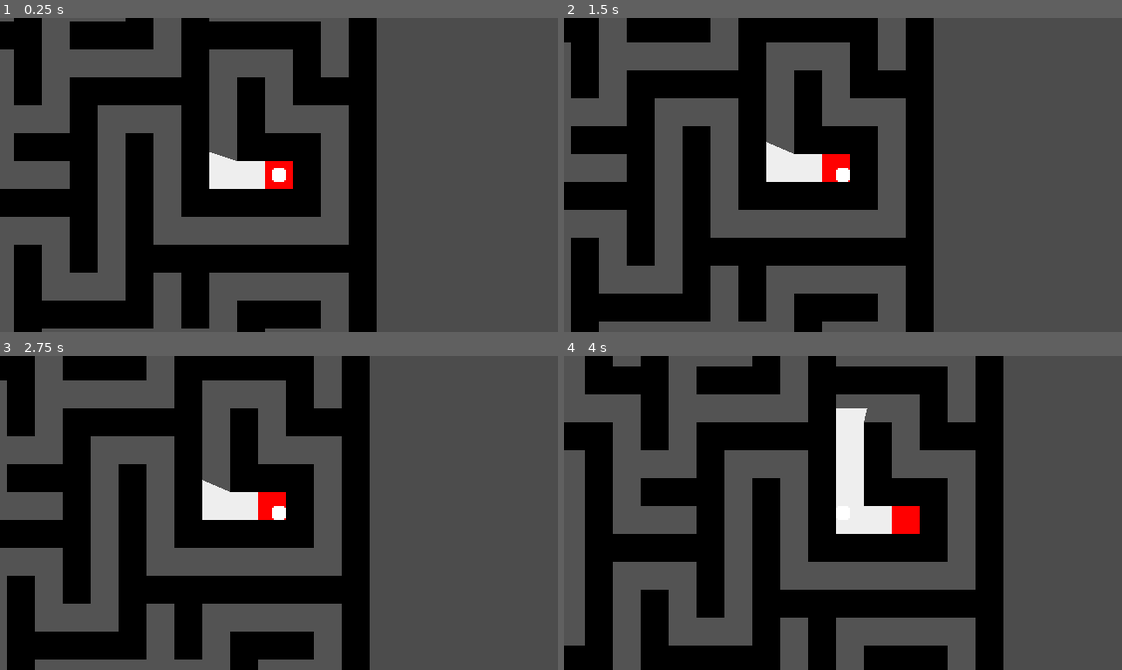
Above: before the commit, frames 1-4 (two rows, left to right).
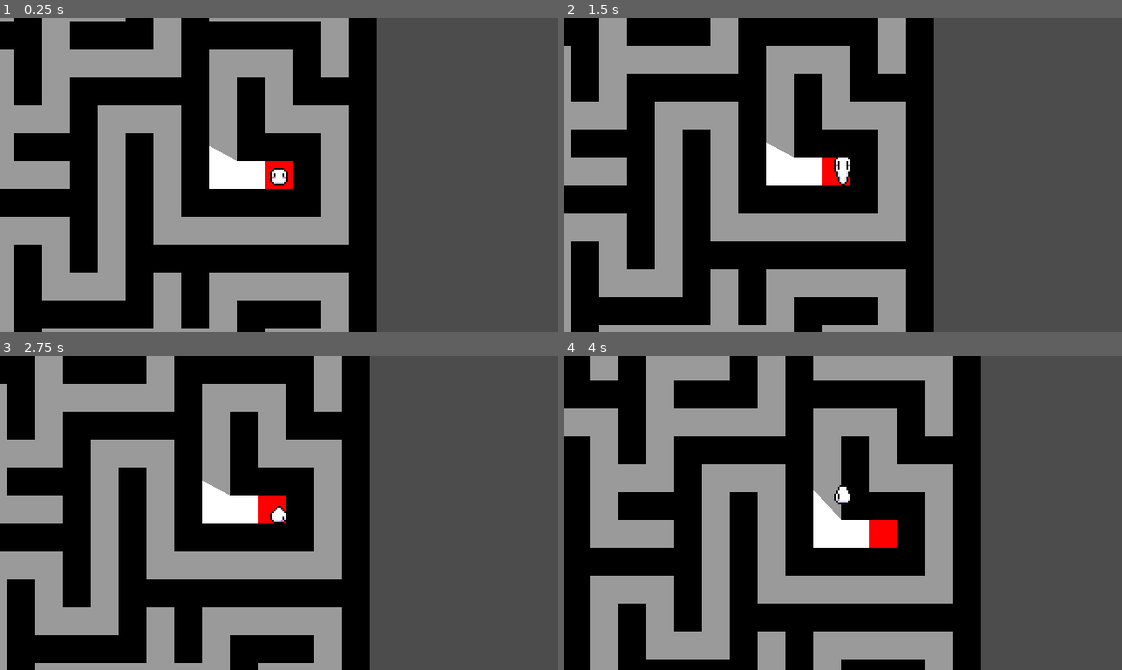
Above: after the commit, the same moments.

Repository: CaptFurball/thing-three
Game: Godot game, scene res://world.tscn
Same seed, same stepped clock (60 frames per second), same inputs: the game is played once before the commit and once after it. The project has no main scene, so this scene is started directly.
Inputs:
- Up to frame 1 (0.25 s): no input
- Up to frame 2 (1.5 s): tap Enter at 0.5 s; hold D (move_right) 0.53-1.28 s; hold S (move_down) from 1.28 s (still down)
- Up to frame 3 (2.75 s): release S (move_down) at 2.03 s; hold D (move_right) from 2.03 s (still down)
- Up to frame 4 (4 s): release D (move_right) at 2.78 s; hold W (move_up) 2.78-3.53 s; hold A (move_left) from 3.53 s (still down)

The runs differ from the first frame. In frame 1, 30% of the frame differs, in the area x 0-63%, y 0-100%; in frame 2, 31%; in frame 3, 31%; in frame 4, 62%, in the area x 0-79%, y 0-100%.

Commit message:
Updated character sprite

Diff:
--- a/player.gd
+++ b/player.gd
@@ -1,6 +1,8 @@
 extends KinematicBody2D
 
-var velocity
+export var speed : int = 2
+
+var velocity : Vector2
 
 func _ready():
 	pass # Replace with function body.
@@ -9,15 +11,27 @@
 	velocity = Vector2.ZERO
 
 	if Input.is_action_pressed("move_up"):
-		velocity.y -= 5
+		velocity.y -= speed
+		$AnimatedSprite.play("bounce_back")
 
 	if Input.is_action_pressed("move_down"):
-		velocity.y += 5
+		velocity.y += speed
+		$AnimatedSprite.play("bounce_front")
 
 	if Input.is_action_pressed("move_left"):
-		velocity.x -= 5
+		velocity.x -= speed
+		$AnimatedSprite.play("bounce_side")
+		$AnimatedSprite.flip_h = true
 
 	if Input.is_action_pressed("move_right"):
-		velocity.x += 5
+		velocity.x += speed
+		$AnimatedSprite.play("bounce_side")
+		$AnimatedSprite.flip_h = false
 
 	move_and_collide(velocity)
+
+
+func _on_AnimatedSprite_animation_finished():
+#	$AnimatedSprite.play("idle_1")
+	$AnimatedSprite.stop()
+	pass # Replace with function body.
--- a/player.tscn
+++ b/player.tscn
@@ -1,11 +1,177 @@
-[gd_scene load_steps=5 format=2]
+[gd_scene load_steps=39 format=2]
 
 [ext_resource path="res://player.gd" type="Script" id=1]
 [ext_resource path="res://assets/pixel.png" type="Texture" id=2]
 [ext_resource path="res://assets/light.png" type="Texture" id=3]
 
-[sub_resource type="RectangleShape2D" id=1]
-extents = Vector2( 4, 4 )
+[sub_resource type="AtlasTexture" id=2]
+atlas = ExtResource( 2 )
+region = Rect2( 240, 0, 16, 24 )
+
+[sub_resource type="AtlasTexture" id=3]
+atlas = ExtResource( 2 )
+region = Rect2( 256, 0, 16, 24 )
+
+[sub_resource type="AtlasTexture" id=4]
+atlas = ExtResource( 2 )
+region = Rect2( 272, 0, 16, 24 )
+
+[sub_resource type="AtlasTexture" id=5]
+atlas = ExtResource( 2 )
+region = Rect2( 288, 0, 16, 24 )
+
+[sub_resource type="AtlasTexture" id=6]
+atlas = ExtResource( 2 )
+region = Rect2( 304, 0, 16, 24 )
+
+[sub_resource type="AtlasTexture" id=7]
+atlas = ExtResource( 2 )
+region = Rect2( 320, 0, 16, 24 )
+
+[sub_resource type="AtlasTexture" id=8]
+atlas = ExtResource( 2 )
+region = Rect2( 336, 0, 16, 24 )
+
+[sub_resource type="AtlasTexture" id=36]
+atlas = ExtResource( 2 )
+region = Rect2( 16, 0, 16, 24 )
+
+[sub_resource type="AtlasTexture" id=9]
+atlas = ExtResource( 2 )
+region = Rect2( 32, 0, 16, 24 )
+
+[sub_resource type="AtlasTexture" id=10]
+atlas = ExtResource( 2 )
+region = Rect2( 48, 0, 16, 24 )
+
+[sub_resource type="AtlasTexture" id=11]
+atlas = ExtResource( 2 )
+region = Rect2( 64, 0, 16, 24 )
+
+[sub_resource type="AtlasTexture" id=12]
+atlas = ExtResource( 2 )
+region = Rect2( 80, 0, 16, 24 )
+
+[sub_resource type="AtlasTexture" id=13]
+atlas = ExtResource( 2 )
+region = Rect2( 96, 0, 16, 24 )
+
+[sub_resource type="AtlasTexture" id=14]
+atlas = ExtResource( 2 )
+region = Rect2( 112, 0, 16, 24 )
+
+[sub_resource type="AtlasTexture" id=15]
+atlas = ExtResource( 2 )
+region = Rect2( 128, 0, 16, 24 )
+
+[sub_resource type="AtlasTexture" id=16]
+atlas = ExtResource( 2 )
+region = Rect2( 144, 0, 16, 24 )
+
+[sub_resource type="AtlasTexture" id=17]
+atlas = ExtResource( 2 )
+region = Rect2( 160, 0, 16, 24 )
+
+[sub_resource type="AtlasTexture" id=18]
+atlas = ExtResource( 2 )
+region = Rect2( 176, 0, 16, 24 )
+
+[sub_resource type="AtlasTexture" id=19]
+atlas = ExtResource( 2 )
+region = Rect2( 192, 0, 16, 24 )
+
+[sub_resource type="AtlasTexture" id=20]
+atlas = ExtResource( 2 )
+region = Rect2( 208, 0, 16, 24 )
+
+[sub_resource type="AtlasTexture" id=21]
+atlas = ExtResource( 2 )
+region = Rect2( 224, 0, 16, 24 )
+
+[sub_resource type="AtlasTexture" id=22]
+atlas = ExtResource( 2 )
+region = Rect2( 0, 0, 16, 24 )
+
+[sub_resource type="AtlasTexture" id=23]
+atlas = ExtResource( 2 )
+region = Rect2( 400, 0, 16, 24 )
+
+[sub_resource type="AtlasTexture" id=24]
+atlas = ExtResource( 2 )
+region = Rect2( 416, 0, 16, 24 )
+
+[sub_resource type="AtlasTexture" id=25]
+atlas = ExtResource( 2 )
+region = Rect2( 432, 0, 16, 24 )
+
+[sub_resource type="AtlasTexture" id=26]
+atlas = ExtResource( 2 )
+region = Rect2( 448, 0, 16, 24 )
+
+[sub_resource type="AtlasTexture" id=27]
+atlas = ExtResource( 2 )
+region = Rect2( 464, 0, 16, 24 )
+
+[sub_resource type="AtlasTexture" id=28]
+atlas = ExtResource( 2 )
+region = Rect2( 480, 0, 16, 24 )
+
+[sub_resource type="AtlasTexture" id=29]
+atlas = ExtResource( 2 )
+region = Rect2( 496, 0, 16, 24 )
+
+[sub_resource type="AtlasTexture" id=30]
+atlas = ExtResource( 2 )
+region = Rect2( 512, 0, 16, 24 )
+
+[sub_resource type="AtlasTexture" id=31]
+atlas = ExtResource( 2 )
+region = Rect2( 528, 0, 16, 24 )
+
+[sub_resource type="AtlasTexture" id=32]
+atlas = ExtResource( 2 )
+region = Rect2( 352, 0, 16, 24 )
+
+[sub_resource type="AtlasTexture" id=33]
+atlas = ExtResource( 2 )
+region = Rect2( 368, 0, 16, 24 )
+
+[sub_resource type="AtlasTexture" id=34]
+atlas = ExtResource( 2 )
+region = Rect2( 384, 0, 16, 24 )
+
+[sub_resource type="SpriteFrames" id=35]
+animations = [ {
+"frames": [ SubResource( 2 ), SubResource( 3 ), SubResource( 4 ), SubResource( 5 ), SubResource( 6 ), SubResource( 7 ), SubResource( 8 ) ],
+"loop": true,
+"name": "bounce_back",
+"speed": 10.0
+}, {
+"frames": [ SubResource( 36 ), SubResource( 9 ), SubResource( 10 ), SubResource( 11 ), SubResource( 12 ), SubResource( 13 ), SubResource( 14 ) ],
+"loop": true,
+"name": "bounce_front",
+"speed": 10.0
+}, {
+"frames": [ SubResource( 15 ), SubResource( 16 ), SubResource( 17 ), SubResource( 18 ), SubResource( 19 ), SubResource( 20 ), SubResource( 21 ) ],
+"loop": true,
+"name": "bounce_side",
+"speed": 10.0
+}, {
+"frames": [ SubResource( 22 ) ],
+"loop": true,
+"name": "idle_1",
+"speed": 10.0
+}, {
+"frames": [ SubResource( 23 ), SubResource( 24 ), SubResource( 25 ), SubResource( 26 ), SubResource( 27 ), SubResource( 28 ), SubResource( 29 ), SubResource( 30 ), SubResource( 31 ) ],
+"loop": true,
+"name": "idle_3",
+"speed": 10.0
+}, {
+"frames": [ SubResource( 32 ), SubResource( 33 ), SubResource( 34 ) ],
+"loop": true,
+"name": "idle_2",
+"speed": 10.0
+} ]
 
 [node name="Player" type="KinematicBody2D"]
 position = Vector2( 18.1354, 17.6895 )
@@ -14,17 +180,23 @@
 __meta__ = {
 "_edit_group_": true
 }
-
-[node name="Sprite" type="Sprite" parent="."]
-texture = ExtResource( 2 )
-
-[node name="CollisionShape2D" type="CollisionShape2D" parent="."]
-shape = SubResource( 1 )
+speed = 1
 
 [node name="Light2D" type="Light2D" parent="."]
+position = Vector2( 0, 5 )
 scale = Vector2( 5, 5 )
 texture = ExtResource( 3 )
 shadow_enabled = true
 
 [node name="Camera2D" type="Camera2D" parent="."]
 current = true
+
+[node name="AnimatedSprite" type="AnimatedSprite" parent="."]
+light_mask = 2
+position = Vector2( 0, -5 )
+frames = SubResource( 35 )
+animation = "idle_1"
+
+[node name="CollisionPolygon2D" type="CollisionPolygon2D" parent="."]
+polygon = PoolVector2Array( -3, 6, 3, 6, 4, 5, 3, 4, -3, 4, -4, 5 )
+[connection signal="animation_finished" from="AnimatedSprite" to="." method="_on_AnimatedSprite_animation_finished"]
--- a/world.tscn
+++ b/world.tscn
@@ -86,4 +86,3 @@
 format = 1
 
 [node name="CanvasModulate" type="CanvasModulate" parent="."]
-color = Color( 0.541176, 0.541176, 0.541176, 1 )
Binary file changed: assets/pixel.png
